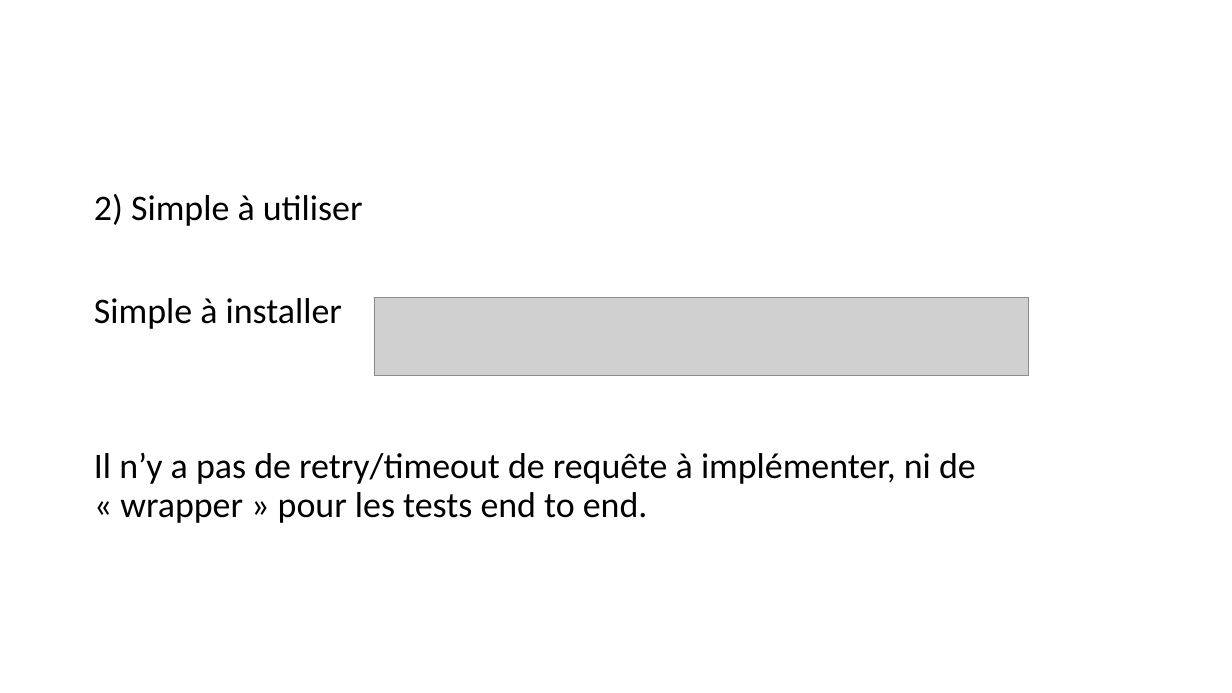
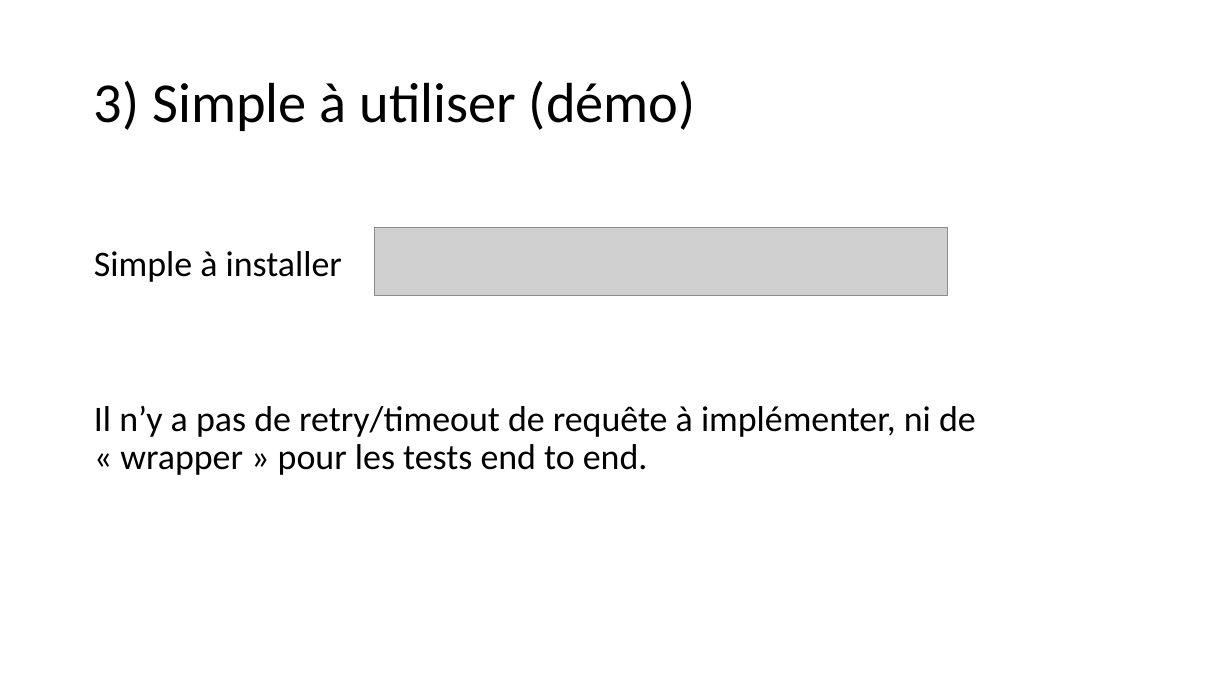
Before and after one commit to seblast312/cypress_youtube, a slide deck: slide 9 of Cypress.pptx (slide 6 before the commit). Drawn at 1232x693 pixels with LibreOffice and Linux fonts; fonts in the diff are those of the drawing; grey boxes stand for pictures. Boxes give left, top, right and bottom in pixels: in the first picture for what was removed or moved away, otherwise in the second. Text is boxed around its words. In the diff, an @@ line names an element or a change of style, - is before the commit and + after.

```diff
--- a/Cypress.pptx
+++ b/Cypress.pptx
@@ title added at [94, 81, 696, 131], 44 pt, text #000000 @@
+3) Simple à utiliser (démo)
@@ text at [94, 194, 363, 226]: paragraph removed @@
-2) Simple à utiliser
@@ picture: place and size @@
-picture at [374, 298, 1029, 375]
+picture at [374, 227, 948, 296]
```
Also in this commit, not shown: 5 other slides changed, 3 slides added, 1 other file.
